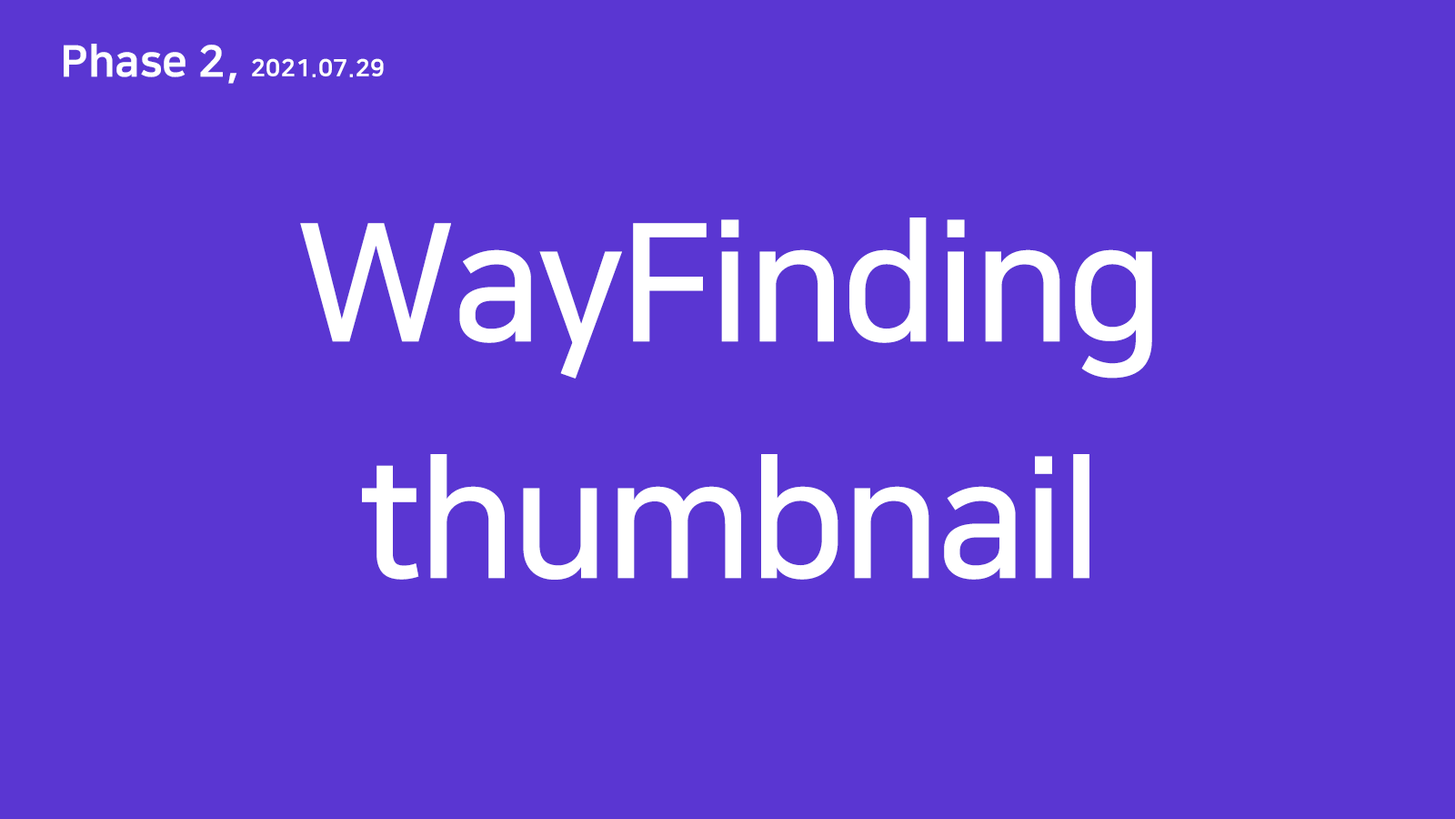
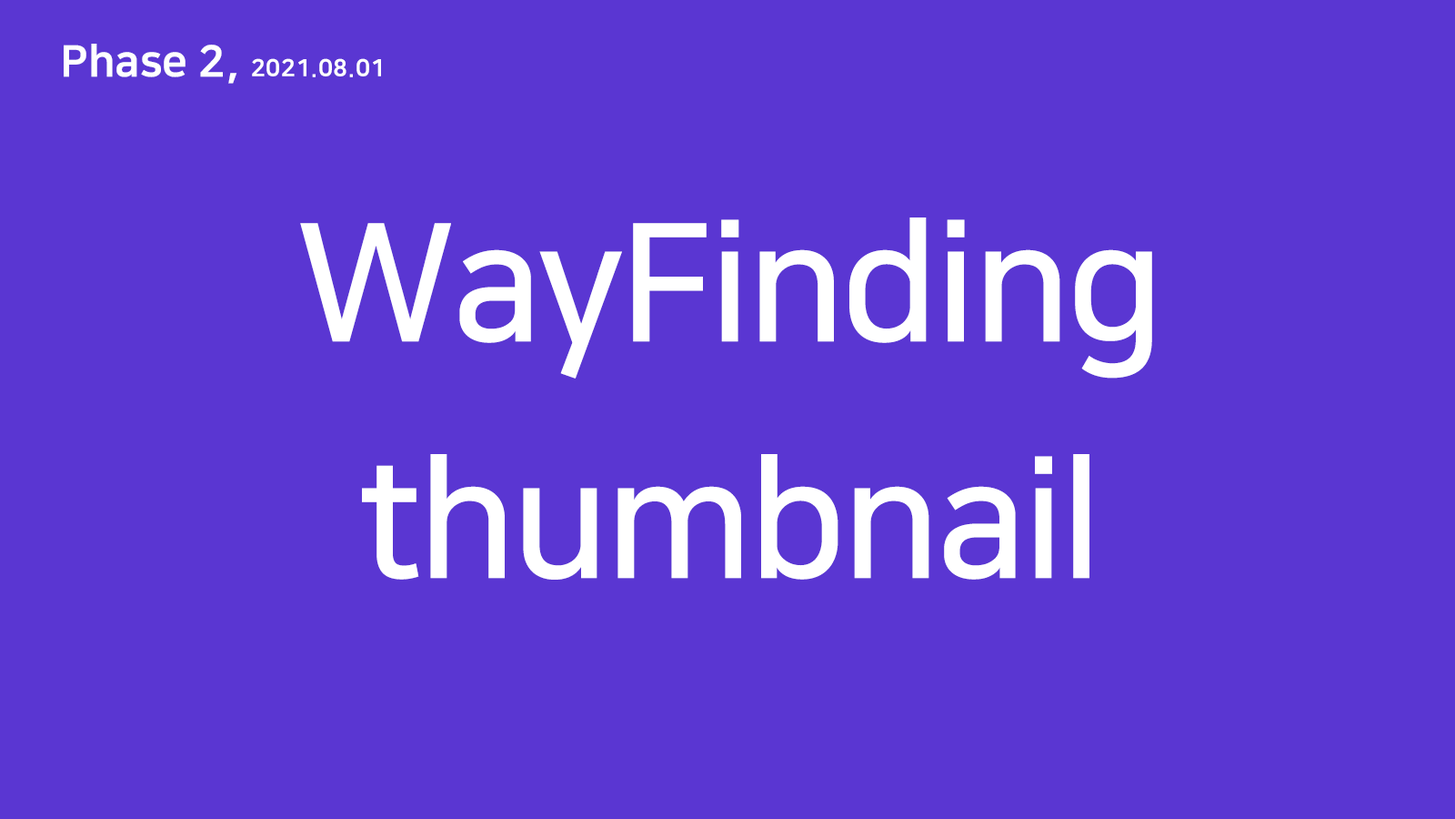
Layers edited between the first and the second 1455 x 819 image:
renamed "Phase 2, 2021.07.29" to "Phase 2, 2021.08.01", painted on it over 333, 58, 384, 77
